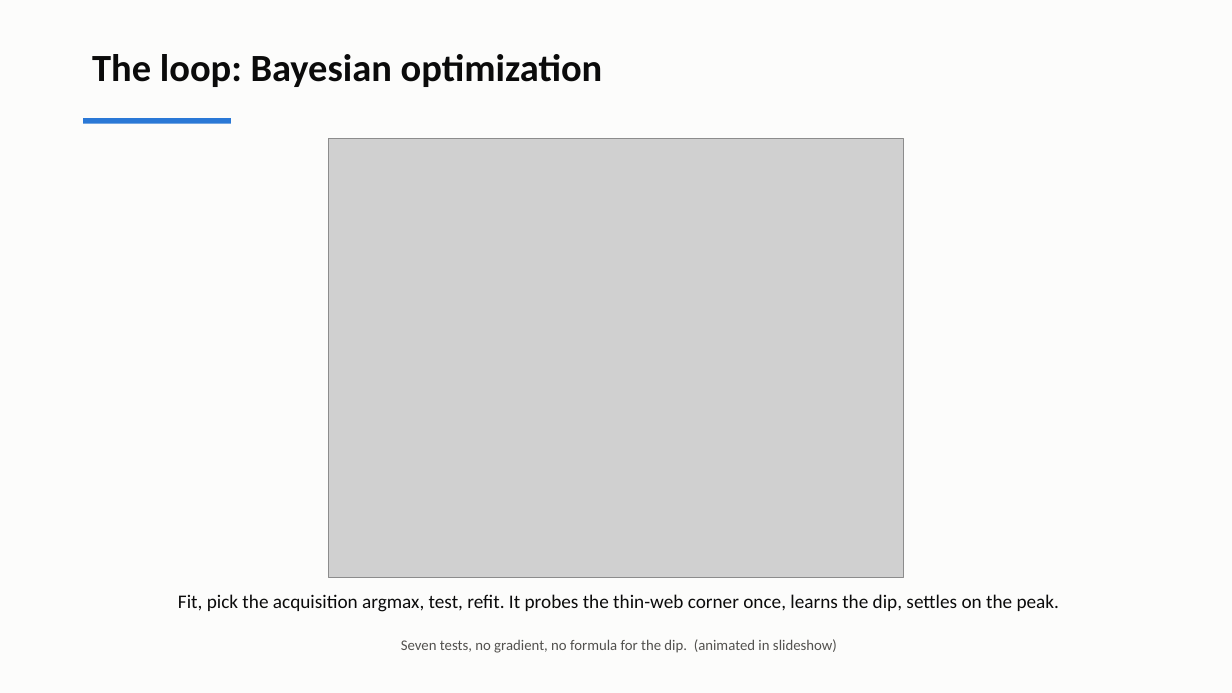
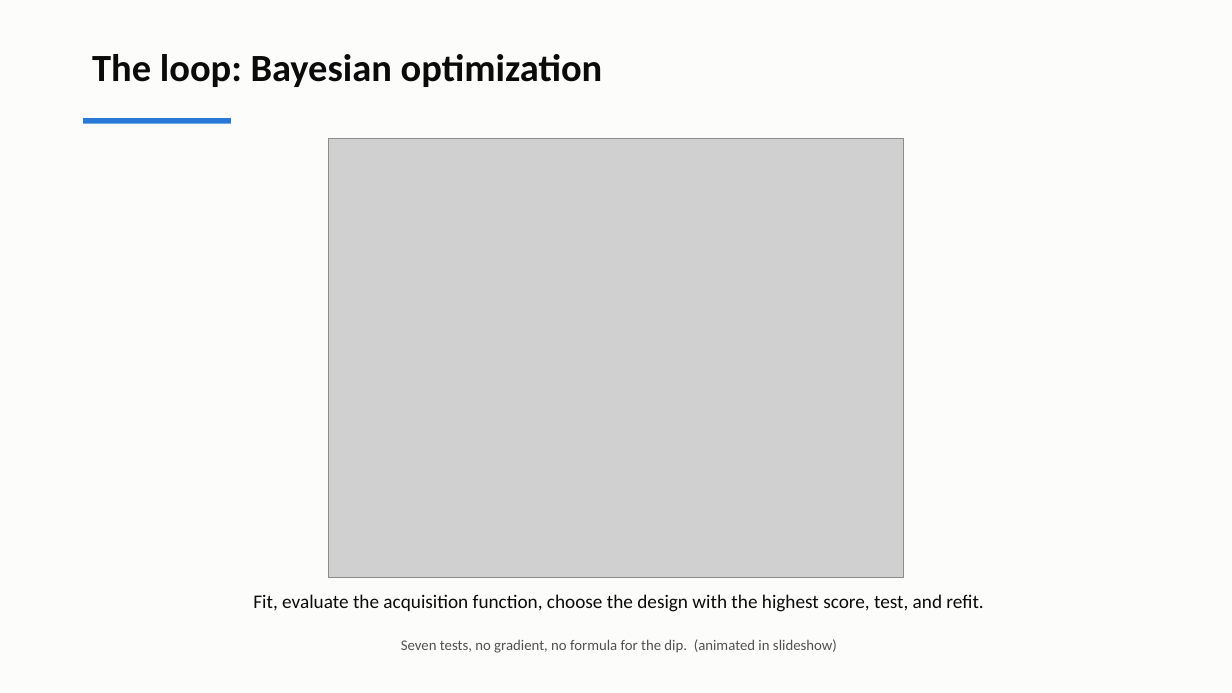
Before and after one commit to andrewvoss8-boop/core-me-data-science-activities-public, a slide deck: slide 15 of me323/Module1_drafts/ME323_Module1_Lecture2.pptx. Drawn at 1232x693 pixels with LibreOffice and Linux fonts; fonts in the diff are those of the drawing; grey boxes stand for pictures. Boxes give left, top, right and bottom in pixels: in the first picture for what was removed or moved away, otherwise in the second. Text is boxed around its words. In the diff, an @@ line names an element or a change of style, - is before the commit and + after.

```diff
--- a/me323/Module1_drafts/ME323_Module1_Lecture2.pptx
+++ b/me323/Module1_drafts/ME323_Module1_Lecture2.pptx
@@ text at box(253, 594, 983, 612): text changed @@
-Fit, pick the acquisition argmax, test, refit. It probes the thin-web corner once, learns the dip, settles on the peak.
+Fit, evaluate the acquisition function, choose the design with the highest score, test, and refit.
```
Also in this commit, not shown: 10 other slides changed, 6 slides added, 5 slides removed, 9 other files.
